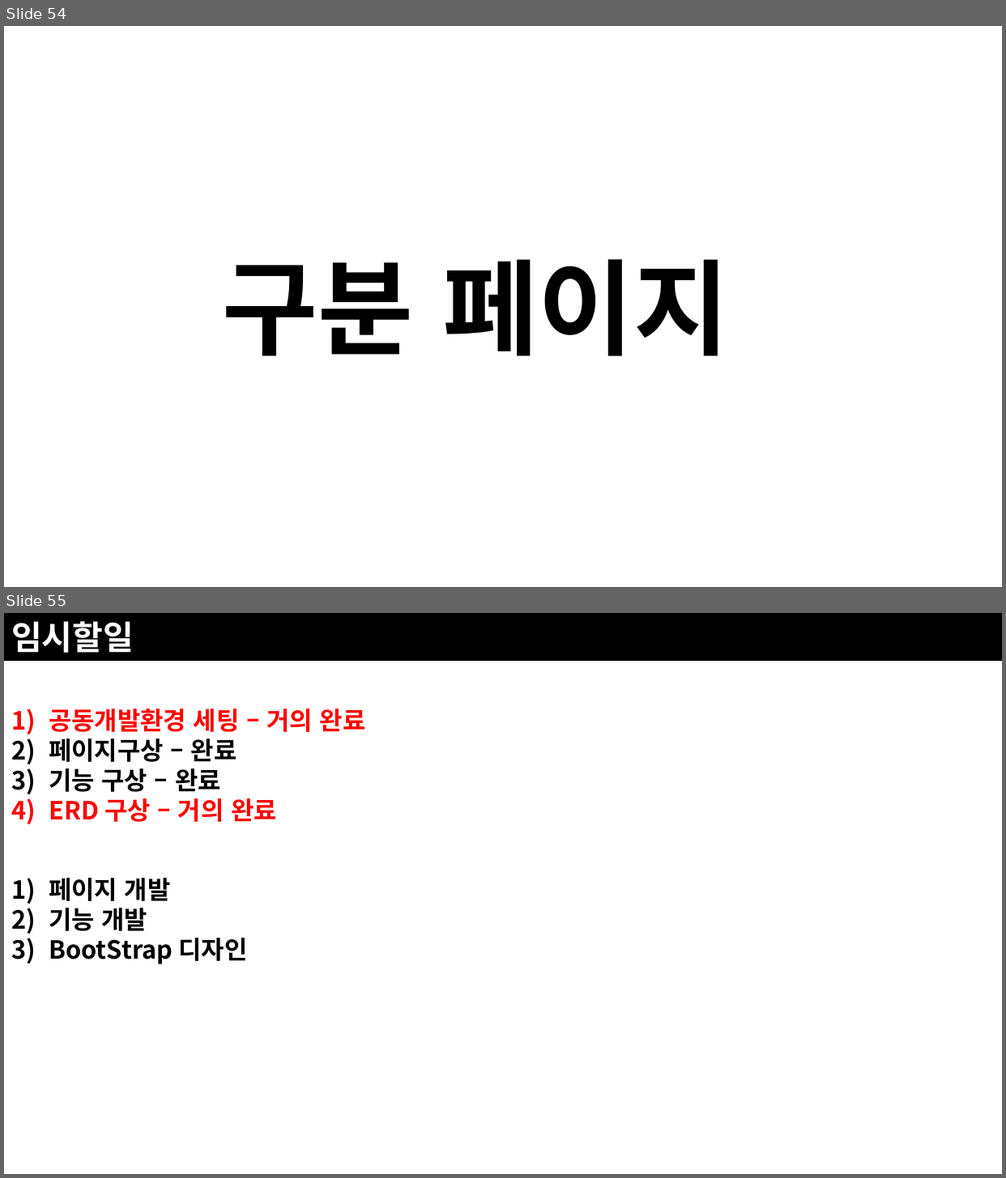
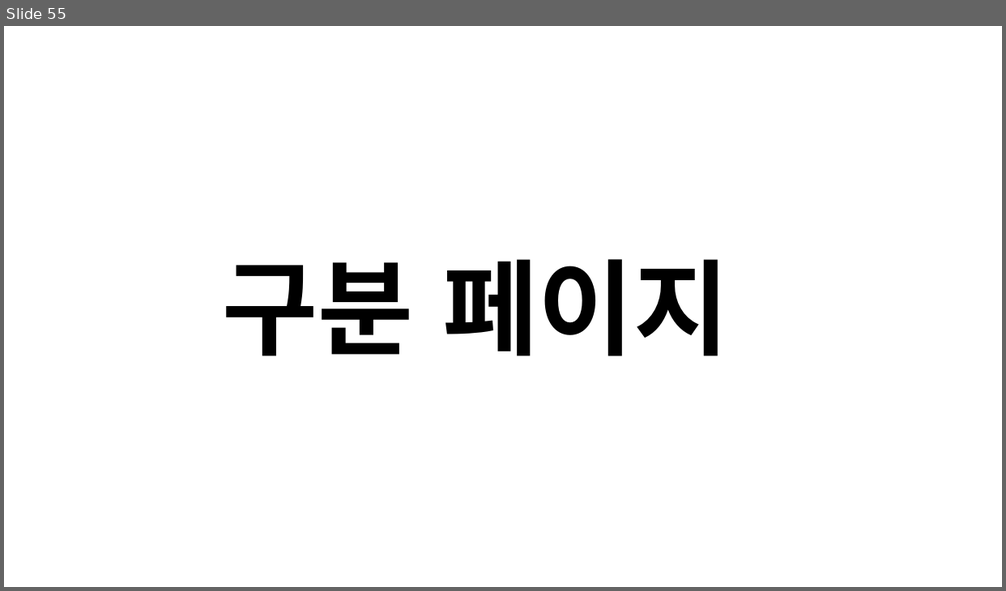
Before and after one commit to JoSihun/CGVR_Lab, a slide deck: documents/01_프로젝트_개발계획.pptx. Shown one above the other, each under a label of ours: slides 54 and 55 before the commit, slide 55 after it. The pictures are 1006x1178 and 1006x591 pixels, drawn with LibreOffice and Linux fonts; fonts in the diff are those of the drawing. Boxes give left, top, right and bottom in pixels: in the first picture for what was removed or moved away, otherwise in the second. Text is boxed around its words. In the diff, an @@ line names an element or a change of style, - is before the commit and + after.

```diff
--- a/documents/01_프로젝트_개발계획.pptx
+++ b/documents/01_프로젝트_개발계획.pptx
@@ slide 55 removed at <box>4,613,1002,1174</box>, background #FFFFFF @@
@@ rectangle removed at <box>4,613,1002,661</box> @@
-임시할일
@@ text removed at <box>49,709,366,822</box> @@
-1) 공동개발환경 세팅 – 거의 완료
-2) 페이지구상 – 완료
-3) 기능 구상 – 완료
-4) ERD 구상 – 거의 완료
@@ text removed at <box>49,878,248,965</box> @@
-1) 페이지 개발
-2) 기능 개발
-3) BootStrap 디자인
@@ what was slide 54 is now slide 55 @@
```
Also in this commit, not shown: 1 slide changed, 1 slide added.
